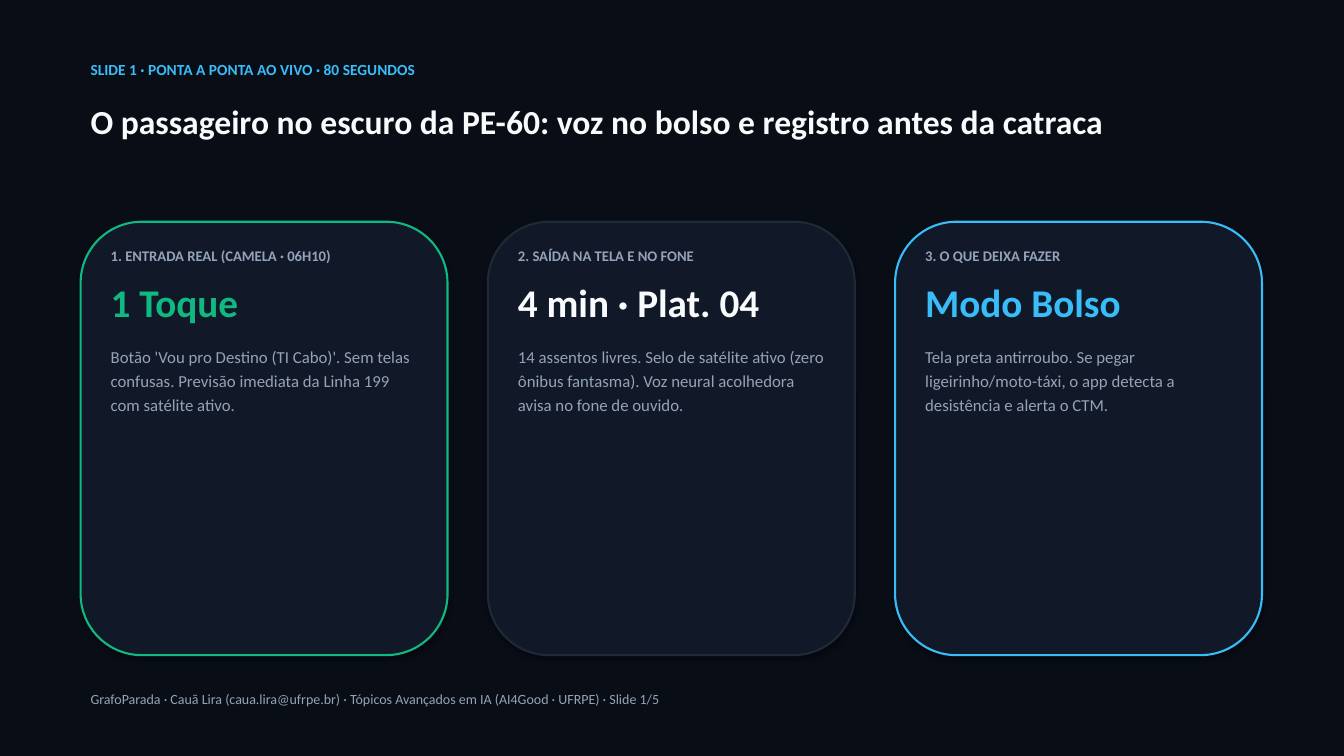
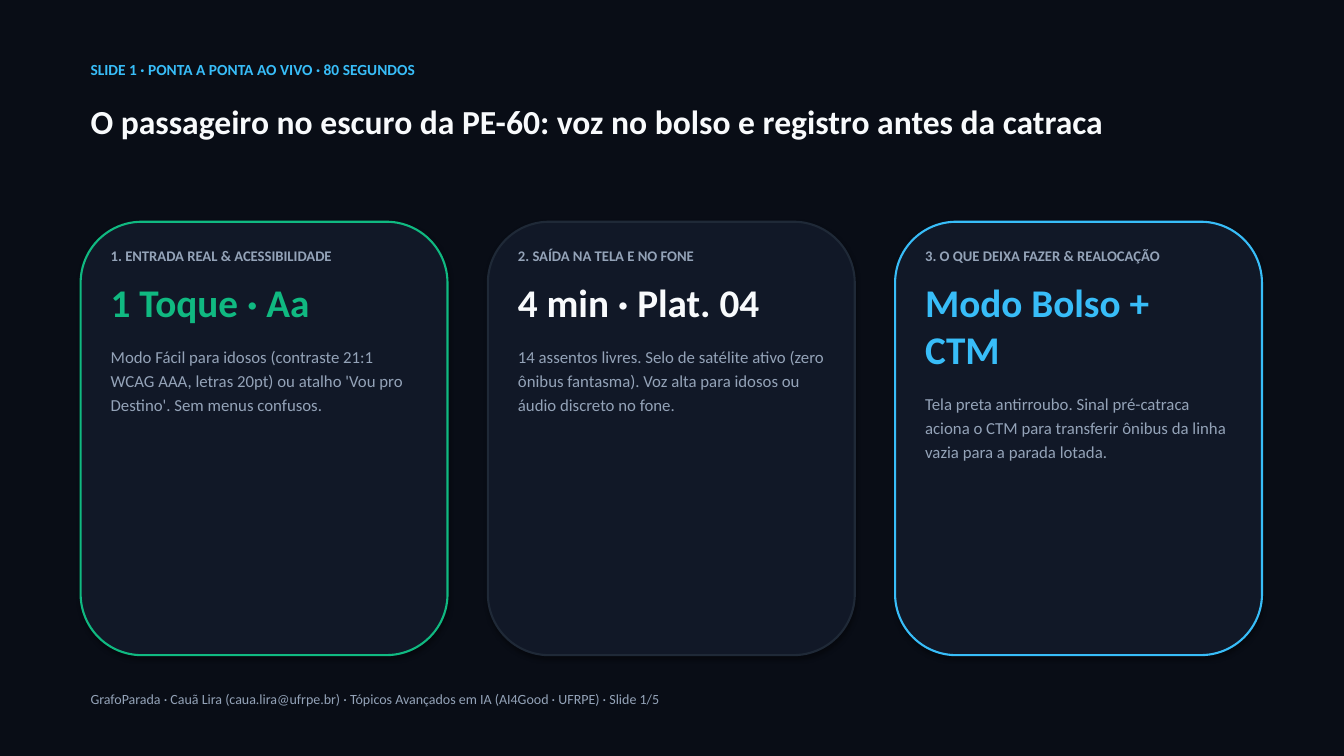
Before and after one commit to lira-labs/workspace, a slide deck: slide 1 of va2/GrafoParada_Seminario2_CauaLira.pptx. Drawn at 1344x756 pixels with LibreOffice and Linux fonts; fonts in the diff are those of the drawing. Boxes give left, top, right and bottom in pixels: in the first picture for what was removed or moved away, otherwise in the second. Text is boxed around its words. In the diff, an @@ line names an element or a change of style, - is before the commit and + after.

```diff
--- a/va2/GrafoParada_Seminario2_CauaLira.pptx
+++ b/va2/GrafoParada_Seminario2_CauaLira.pptx
@@ text at box(111, 251, 402, 411): text changed @@
-1. ENTRADA REAL (CAMELA · 06H10)
-1 Toque
-Botão 'Vou pro Destino (TI Cabo)'. Sem telas confusas. Previsão imediata da Linha 199 com satélite ativo.
+1. ENTRADA REAL & ACESSIBILIDADE
+1 Toque · Aa
+Modo Fácil para idosos (contraste 21:1 WCAG AAA, letras 20pt) ou atalho 'Vou pro Destino'. Sem menus confusos.
@@ text at box(925, 249, 1225, 461): text changed @@
-3. O QUE DEIXA FAZER
-Modo Bolso
-Tela preta antirroubo. Se pegar ligeirinho/moto-táxi, o app detecta a desistência e alerta o CTM.
+3. O QUE DEIXA FAZER & REALOCAÇÃO
+Modo Bolso + CTM
+Tela preta antirroubo. Sinal pré-catraca aciona o CTM para transferir ônibus da linha vazia para a parada lotada.
@@ text at box(518, 351, 824, 411): text changed @@
-14 assentos livres. Selo de satélite ativo (zero ônibus fantasma). Voz neural acolhedora avisa no fone de ouvido.
+14 assentos livres. Selo de satélite ativo (zero ônibus fantasma). Voz alta para idosos ou áudio discreto no fone.
```
Also in this commit, not shown: 2 other slides changed, 7 other files.
